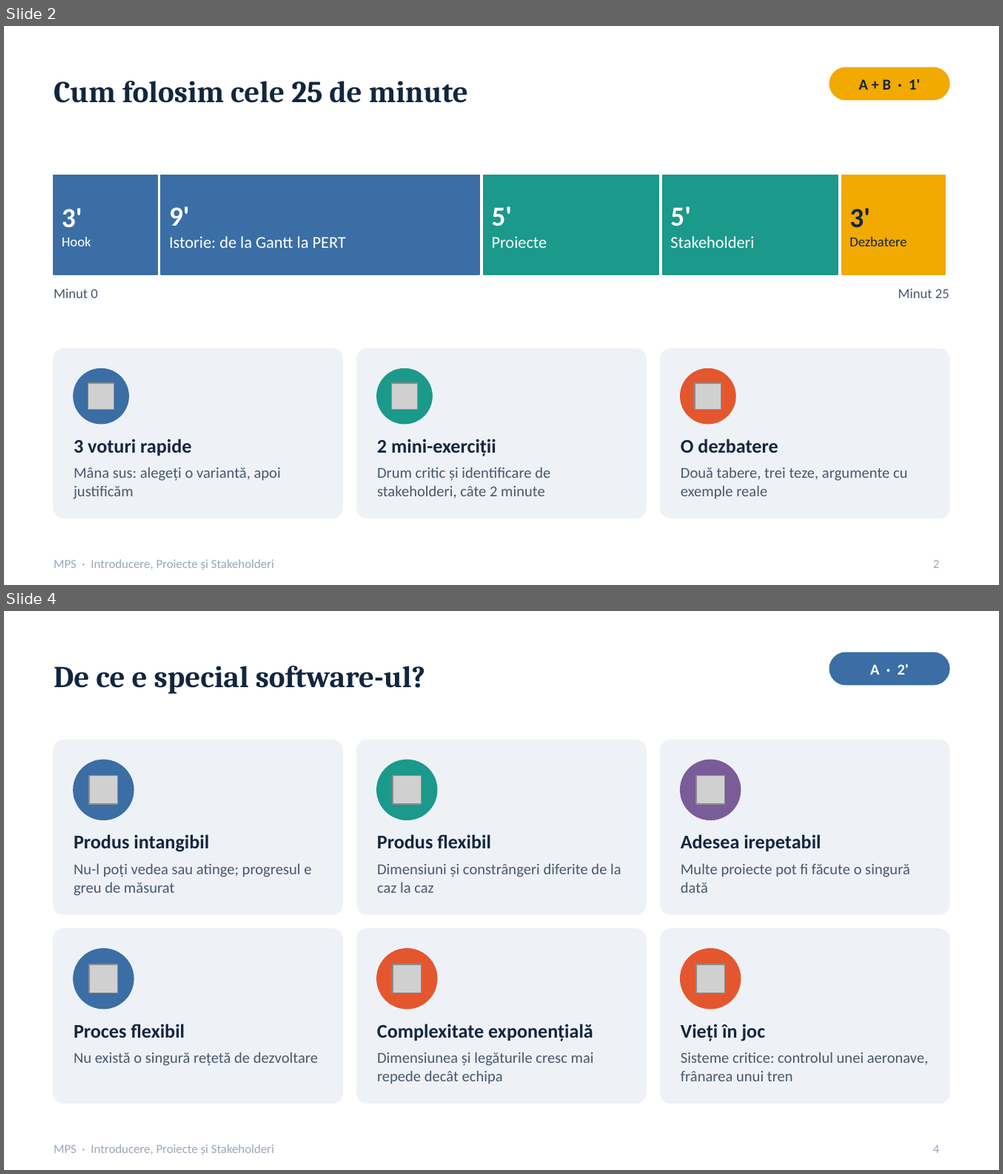
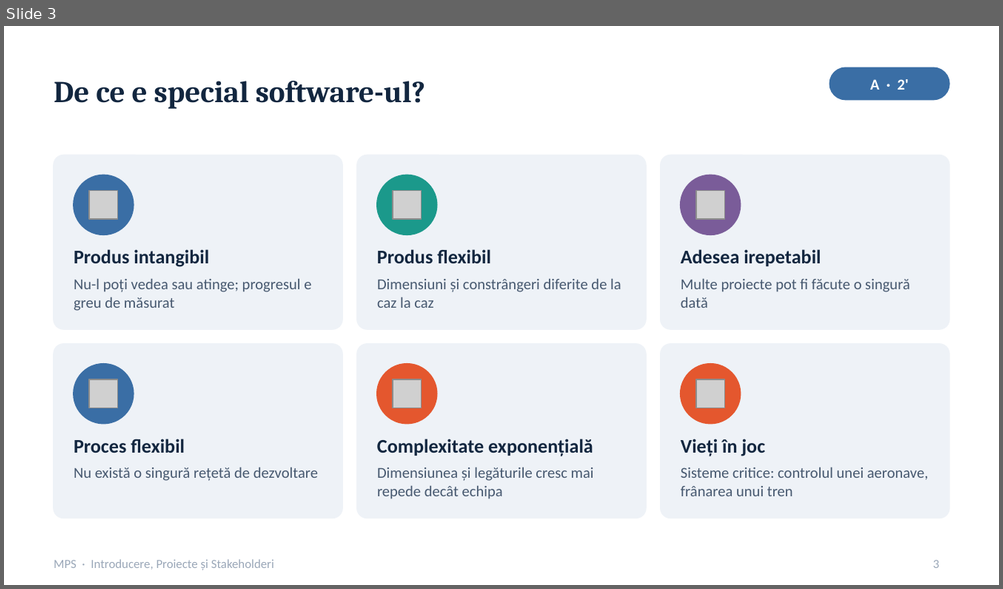
Before and after one commit to dobrinz123/PREZENTARE_MPS, a slide deck: Prezentare_MPS.pptx. Shown one above the other, each under a label of ours: slides 2 and 4 before the commit, slide 3 after it; the slides between them are not shown. The pictures are 1003x1174 and 1003x589 pixels, drawn with LibreOffice and Linux fonts; fonts in the diff are those of the drawing; grey boxes stand for pictures. Boxes give left, top, right and bottom in pixels: in the first picture for what was removed or moved away, otherwise in the second. Text is boxed around its words. In the diff, an @@ line names an element or a change of style, - is before the commit and + after.

```diff
--- a/Prezentare_MPS.pptx
+++ b/Prezentare_MPS.pptx
@@ slide 2 removed at [4, 26, 999, 585], background #FFFFFF; not listed: 1 template element that a slide beside it also shows @@
@@ rounded rectangle removed at [830, 67, 949, 99] @@
@@ title removed at [54, 81, 468, 103] @@
-Cum folosim cele 25 de minute
@@ text removed at [859, 79, 919, 90] @@
-A + B · 1'
@@ rectangle removed at [54, 175, 157, 275] @@
@@ rectangle removed at [161, 175, 479, 275] @@
@@ rectangle removed at [484, 175, 658, 275] @@
@@ rectangle removed at [663, 175, 837, 275] @@
@@ rectangle removed at [842, 175, 945, 275] @@
@@ text removed at [62, 208, 91, 247] @@
-3'
-Hook
@@ text removed at [169, 207, 346, 248] @@
-9'
-Istorie: de la Gantt la PERT
@@ text removed at [492, 207, 547, 248] @@
-5'
-Proiecte
@@ text removed at [670, 207, 754, 248] @@
-5'
-Stakeholderi
@@ text removed at [849, 208, 906, 247] @@
-3'
-Dezbatere
@@ text removed at [54, 289, 97, 298] @@
-Minut 0
@@ text removed at [898, 289, 949, 298] @@
-Minut 25
@@ rounded rectangle removed at [54, 349, 342, 518] @@
@@ rounded rectangle removed at [357, 349, 646, 518] @@
@@ rounded rectangle removed at [660, 349, 949, 518] @@
@@ ellipse removed at [74, 369, 128, 424] @@
@@ ellipse removed at [377, 369, 432, 424] @@
@@ ellipse removed at [680, 369, 735, 424] @@
@@ picture removed at [88, 383, 114, 409] @@
@@ picture removed at [391, 383, 417, 409] @@
@@ picture removed at [694, 383, 720, 409] @@
@@ text removed at [74, 439, 191, 456] @@
-3 voturi rapide
@@ text removed at [377, 439, 496, 457] @@
-2 mini-exerciții
@@ text removed at [680, 439, 777, 453] @@
-O dezbatere
@@ text removed at [74, 467, 281, 500] @@
-Mâna sus: alegeți o variantă, apoi justificăm
@@ text removed at [377, 467, 550, 499] @@
-Drum critic și identificare de stakeholderi, câte 2 minute
@@ text removed at [680, 467, 907, 500] @@
-Două tabere, trei teze, argumente cu exemple reale
@@ page number removed at [933, 560, 939, 568] @@
-2
@@ what was slide 4 is now slide 3 @@
@@ page number at [933, 560, 939, 568]: text changed @@
-4
+3
```
Also in this commit, not shown: 9 slides changed, 2 slides added, 2 other slides removed, 3 other files.
